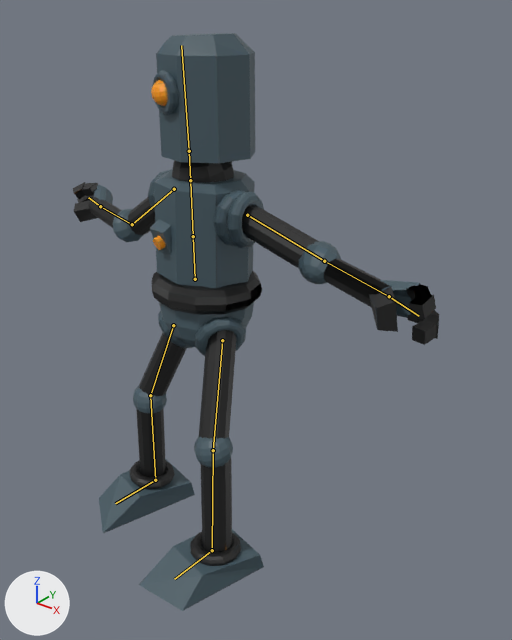
What one commit did to the Blender file models/carlRobot/model.blend.
Both versions are drawn from a camera (50 mm lens) standing at (0.0196, -0.0207, 0.0227) and looking at (0.0024, 0.0008, 0.0093). Arrows for +X, +Y and +Z are at lower left; the lights stay in place. The first picture is the older version. The bones that bend it are drawn over the model as lines.

In view in the first picture: 'group11984473'.
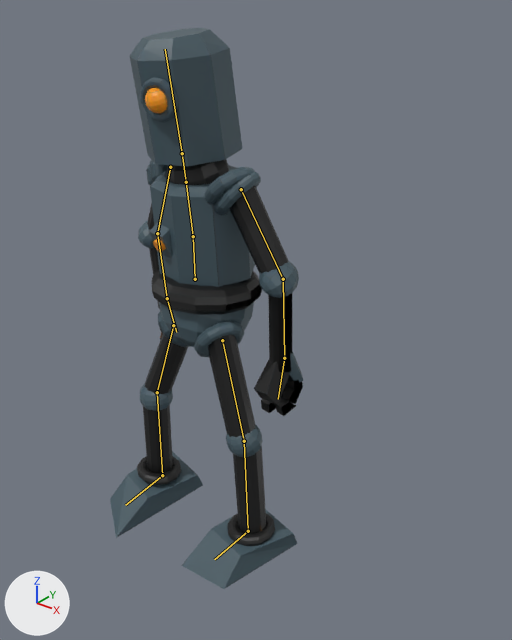
The newer file adds an action. The first version stands in its rest pose; the second is drawn at frame 20 of the action 'Iddle'.

What differs and where, as boxes (x1, y1, x2, y2) in the pictures (512 x 640 px):
'group11984473', posed (47% narrower): before (73, 33, 439, 611); after (110, 28, 303, 589)
bone 'pecho', root to tip: before (193, 236) to (190, 180); after (193, 236) to (186, 182)
bone 'Head', root to tip: before (189, 151) to (181, 45); after (182, 153) to (165, 49)
bone 'upperArm', root to tip: before (247, 215) to (324, 261); after (241, 189) to (283, 279)
bone 'lowerArm', root to tip: before (324, 261) to (389, 296); after (283, 279) to (284, 358)
bone 'Hand', root to tip: before (389, 296) to (419, 316); after (284, 358) to (278, 399)
bone 'upperArmL', root to tip: before (174, 189) to (132, 224); after (170, 167) to (157, 233)
bone 'lowerArmL', root to tip: before (132, 224) to (100, 206); after (157, 233) to (167, 298)
bone 'UpperLeg', root to tip: before (222, 340) to (213, 450); after (222, 340) to (244, 441)
bone 'LowerLeg', root to tip: before (213, 450) to (212, 550); after (244, 441) to (248, 531)
bone 'UpperLegL', root to tip: before (173, 325) to (150, 395); after (173, 325) to (157, 392)
bone 'LowerLegL', root to tip: before (150, 395) to (155, 480); after (157, 392) to (162, 475)
bone 'FootL', root to tip: before (155, 480) to (115, 503); after (162, 475) to (125, 505)

Patch to the scene script:
```diff
--- a/models/carlRobot/model.blend.py
+++ b/models/carlRobot/model.blend.py
@@ bone_pecho @@
 bone_pecho = bpy.data.objects['Armature'].pose.bones['pecho']  # child of 'Torso'
-bone_pecho.rotation_quaternion = (1.0, 0.0, 0.0, 0.0)  # degrees (0, 0, 0)
+bone_pecho.rotation_quaternion = (0.999, 0.0, 0.0, -0.055)  # degrees (0, 0, -6)
@@ bone_head @@
 bone_head = bpy.data.objects['Armature'].pose.bones['Head']  # child of 'neck'
-bone_head.rotation_quaternion = (1.0, 0.0, 0.0, 0.0)  # degrees (0, 0, 0)
+bone_head.rotation_quaternion = (0.954, 0.0, 0.229, -0.009)  # degrees (0, 27, -1)
@@ bone_upperarm @@
 bone_upperarm = bpy.data.objects['Armature'].pose.bones['upperArm']  # child of 'pecho'
-bone_upperarm.location = (0.0, 0.0, 0.0)
-bone_upperarm.rotation_quaternion = (1.0, 0.0, 0.0, 0.0)  # degrees (0, 0, 0)
+bone_upperarm.location = (0.0, -0.0075, 0.0194)
+bone_upperarm.rotation_quaternion = (0.89, -0.376, -0.002, 0.0)  # degrees (-46, 0, 0)
@@ bone_lowerarm @@
 bone_lowerarm = bpy.data.objects['Armature'].pose.bones['lowerArm']  # child of 'upperArm'
-bone_lowerarm.rotation_quaternion = (1.0, 0.0, 0.0, 0.0)  # degrees (0, 0, 0)
+bone_lowerarm.rotation_quaternion = (0.898, -0.324, -0.03, 0.09)  # degrees (-40, 0, 11)
@@ bone_hand @@
 bone_hand = bpy.data.objects['Armature'].pose.bones['Hand']  # child of 'lowerArm'
-bone_hand.rotation_quaternion = (1.0, 0.0, 0.0, 0.0)  # degrees (0, 0, 0)
+bone_hand.rotation_quaternion = (0.998, -0.06, -0.036, 0.0)  # degrees (-7, -4, 0)
@@ bone_upperarml @@
 bone_upperarml = bpy.data.objects['Armature'].pose.bones['upperArmL']  # child of 'pecho'
-bone_upperarml.location = (0.0, 0.0, 0.0)
-bone_upperarml.rotation_quaternion = (1.0, 0.0, 0.0, 0.0)  # degrees (0, 0, 0)
+bone_upperarml.location = (-0.0008, -0.0122, -0.0137)
+bone_upperarml.rotation_quaternion = (0.906, 0.223, -0.012, 0.008)  # degrees (28, -2, 1)
@@ bone_lowerarml @@
 bone_lowerarml = bpy.data.objects['Armature'].pose.bones['lowerArmL']  # child of 'upperArmL'
-bone_lowerarml.rotation_quaternion = (1.0, 0.0, 0.0, 0.0)  # degrees (0, 0, 0)
+bone_lowerarml.rotation_quaternion = (0.773, -0.506, -0.026, 0.22)  # degrees (-64, 12, 24)
@@ bone_upperleg @@
 bone_upperleg = bpy.data.objects['Armature'].pose.bones['UpperLeg']  # child of 'Torso'
-bone_upperleg.rotation_quaternion = (1.0, 0.0, 0.0, 0.0)  # degrees (0, 0, 0)
+bone_upperleg.rotation_quaternion = (0.923, -0.038, 0.069, 0.214)  # degrees (-3, 9, 26)
@@ bone_lowerleg @@
 bone_lowerleg = bpy.data.objects['Armature'].pose.bones['LowerLeg']  # child of 'UpperLeg'
-bone_lowerleg.rotation_quaternion = (1.0, 0.0, 0.0, 0.0)  # degrees (0, 0, 0)
+bone_lowerleg.rotation_quaternion = (0.958, 0.0, -0.001, -0.189)  # degrees (0, 0, -22)
@@ bone_upperlegl @@
 bone_upperlegl = bpy.data.objects['Armature'].pose.bones['UpperLegL']  # child of 'Torso'
-bone_upperlegl.rotation_quaternion = (1.0, 0.0, 0.0, 0.0)  # degrees (0, 0, 0)
+bone_upperlegl.rotation_quaternion = (0.999, -0.013, -0.016, 0.047)  # degrees (-2, -2, 5)
@@ bone_lowerlegl @@
 bone_lowerlegl = bpy.data.objects['Armature'].pose.bones['LowerLegL']  # child of 'UpperLegL'
-bone_lowerlegl.rotation_quaternion = (1.0, 0.0, 0.0, 0.0)  # degrees (0, 0, 0)
+bone_lowerlegl.rotation_quaternion = (0.999, 0.0, 0.001, -0.041)  # degrees (0, 0, -5)
@@ bone_footl @@
 bone_footl = bpy.data.objects['Armature'].pose.bones['FootL']  # child of 'LowerLegL'
-bone_footl.rotation_quaternion = (1.0, 0.0, 0.0, 0.0)  # degrees (0, 0, 0)
+bone_footl.rotation_quaternion = (0.995, -0.001, -0.018, 0.094)  # degrees (0, -2, 11)
```
